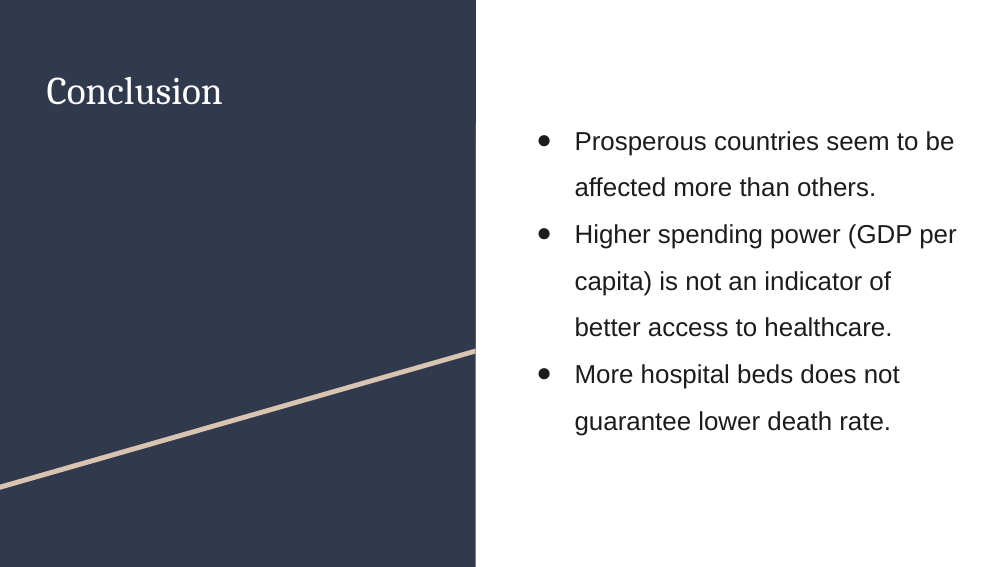
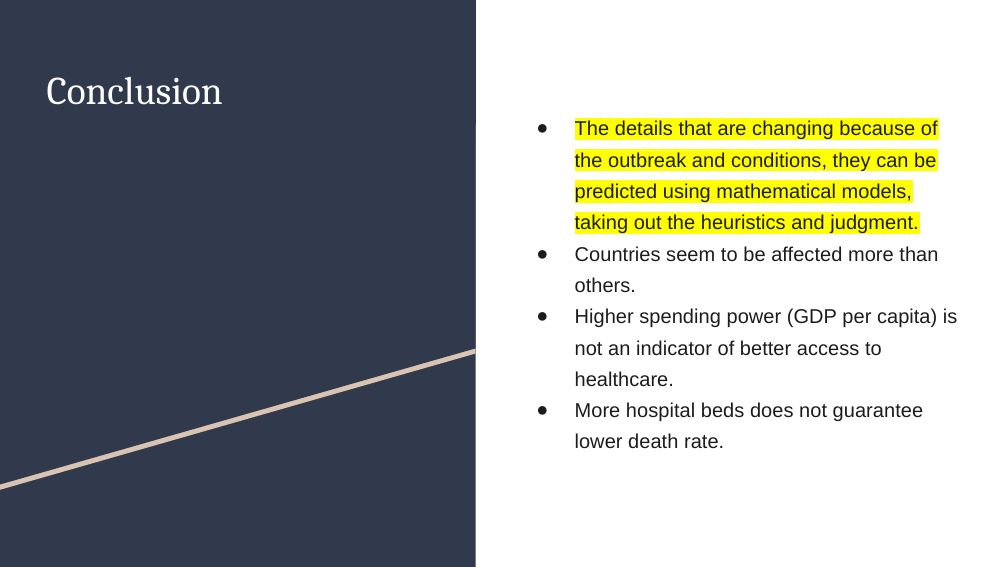
Before and after one commit to whiterabbit2020/final_project, a slide deck: slide 8 of COVID-19.pptx. Drawn at 1008x567 pixels with LibreOffice and Linux fonts; fonts in the diff are those of the drawing. Boxes give left, top, right and bottom in pixels: in the first picture for what was removed or moved away, otherwise in the second. Text is boxed around its words. In the diff, an @@ line names an element or a change of style, - is before the commit and + after.

Commit message:
with the ppt

```diff
--- a/COVID-19.pptx
+++ b/COVID-19.pptx
@@ text at (x1=575, y1=120, x2=938, y2=292): text changed; size 18.5 to 14.3 pt @@
-● Prosperous countries seem to be affected more than others.
+● The details that are changing because of the outbreak and conditions, they can be predicted using mathematical models, taking out the heuristics and judgment.
+● Countries seem to be affected more than others.
@@ text at (x1=575, y1=308, x2=957, y2=449): size 18.5 to 14.3 pt in "Higher spending power (GDP per capita) is ...", "More hospital beds does not guarantee lower ..."; line spacing 1.5 to 1.3 @@
```
Also in this commit, not shown: 3 other slides changed, 2 other files.
